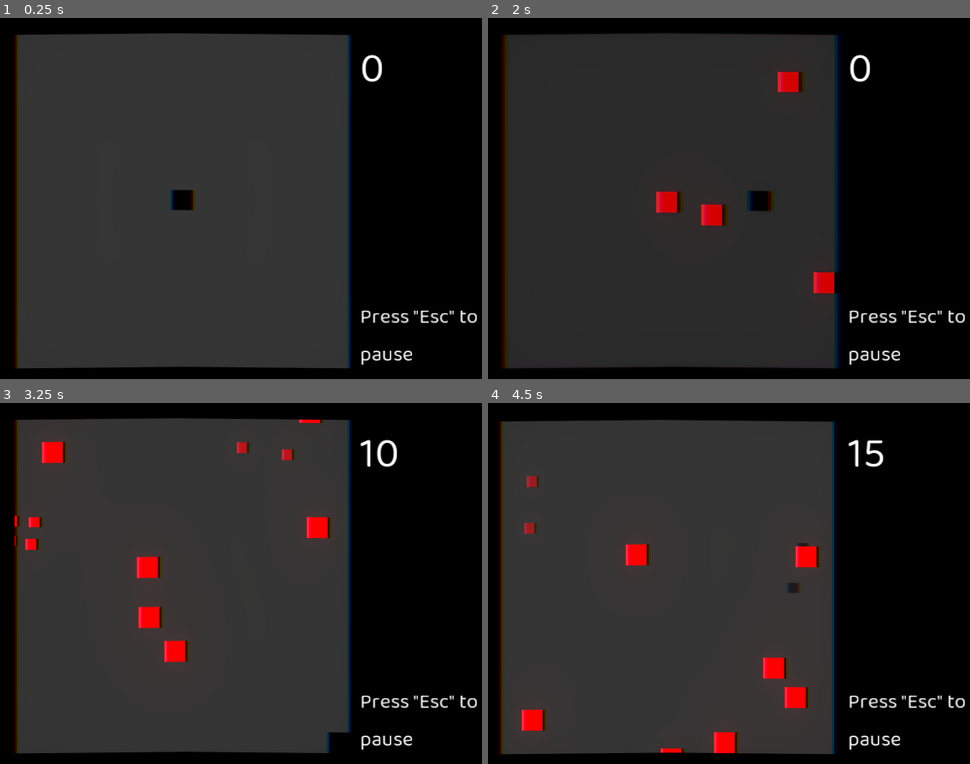
Above: before the commit, frames 1-4 (two rows, left to right).
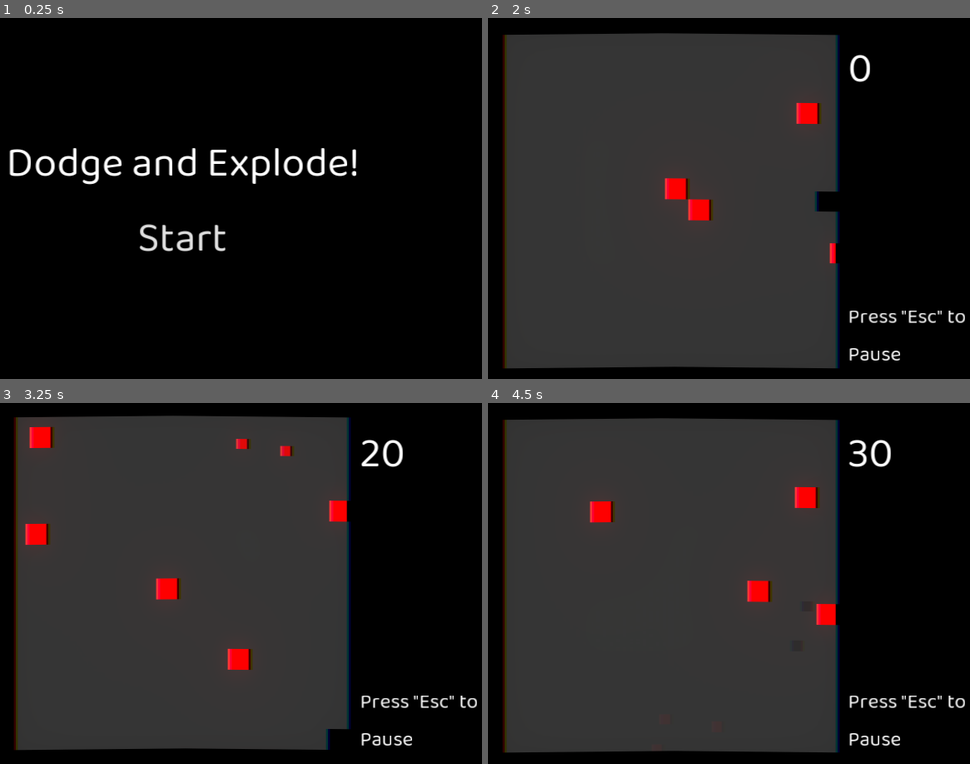
Above: after the commit, the same moments.

Repository: mariothedog/Dodge-and-Explode-
Game: Godot game, scene res://UI/Main Menu.tscn
Same seed, same stepped clock (60 frames per second), same inputs: the game is played once before the commit and once after it. Before the commit the project starts from res://Levels/Endless Level.tscn. The engine's default icon, where the game draws it, is replaced by a stand-in: a white triangle on a blue panel in a dark square.
Inputs (mouse positions are in pixels of both pictures, inside the frame that each line leads up to):
- Up to frame 1 (0.25 s): no input
- Up to frame 2 (2 s): click (671, 241) at 0.5 s, where only the run after the commit has a clickable "Start"; hold D (move_right) from 1.28 s (still down); tap Space (dash) at 1.35 s
- Up to frame 3 (3.25 s): release D (move_right) at 2.03 s; hold S (move_down) 2.03-2.78 s; tap Space (dash) at 2.1, 2.85 s; hold D (move_right) from 2.78 s (still down)
- Up to frame 4 (4.5 s): release D (move_right) at 3.53 s; hold W (move_up) 3.53-4.28 s; tap Space (dash) at 3.6, 4.35 s; hold A (move_left) from 4.28 s (still down)

The runs differ from the first frame. In frame 1, 65% of the frame differs, in the area x 1-99%, y 4-97%; in frame 2, 3.7%; in frame 3, 5.9%; in frame 4, 6.9%.

Commit message:
Added a main menu and fixed some issues.
- Dead enemies no longer move during the restart sequence.
- Capitalised the "p" in "pause" in the HUD.
- Made the enemy singal connecting code less messy.

Diff:
--- a/Enemies/Enemy.gd
+++ b/Enemies/Enemy.gd
@@ -16,10 +16,12 @@
 	if target_dir:
 		velocity = target_dir * SPEED
 
-	if connect("dead", get_parent().get_parent().get_node("HUD"), "_on_Enemy_dead") != OK:
-		print_debug("An error occured while connecting a signal to a method.")
-
-	if connect("dead", get_parent().get_parent(), "_on_Enemy_dead") != OK:
+	var level = get_parent().get_parent()
+	if level.has_node("HUD"):
+		var HUD = level.get_node("HUD")
+		if connect("dead", HUD, "_on_Enemy_dead") != OK:
+			print_debug("An error occured while connecting a signal to a method.")
+	if connect("dead", level, "_on_Enemy_dead") != OK:
 		print_debug("An error occured while connecting a signal to a method.")
 
 func _physics_process(_delta):
--- a/Levels/Endless Level.gd
+++ b/Levels/Endless Level.gd
@@ -110,10 +110,11 @@
 	$Player.velocity = Vector2.ZERO
 
 	for enemy in $Enemies.get_children():
-		if enemy.velocity == Vector2.ZERO:
-			enemy.velocity = enemy.target_dir * enemy.SPEED
-		enemy.velocity *= -1
-		enemy.disable_collisions()
+		if not enemy.dead:
+			if enemy.velocity == Vector2.ZERO:
+				enemy.velocity = enemy.target_dir * enemy.SPEED
+			enemy.velocity *= -1
+			enemy.disable_collisions()
 
 func _on_Player_at_centre_after_restarting():
 	$Player.velocity = Vector2.ZERO
--- a/UI/HUD.tscn
+++ b/UI/HUD.tscn
@@ -49,7 +49,7 @@
 margin_right = 240.0
 margin_bottom = 152.0
 custom_fonts/font = SubResource( 2 )
-text = "Press \"Esc\" to pause"
+text = "Press \"Esc\" to Pause"
 autowrap = true
 
 [node name="Tween" type="Tween" parent="."]
--- /dev/null
+++ b/UI/Main Menu.gd
@@ -0,0 +1,5 @@
+extends Control
+
+func _on_Start_pressed():
+	if get_tree().change_scene("res://Levels/Endless Level.tscn") != OK:
+		print_debug("An error occured while changing to the endless level scene.")
--- /dev/null
+++ b/UI/Main Menu.tscn
@@ -0,0 +1,76 @@
+[gd_scene load_steps=5 format=2]
+
+[ext_resource path="res://UI/Main Menu.gd" type="Script" id=1]
+[ext_resource path="res://UI/Fonts/BalooDa2-Regular.ttf" type="DynamicFontData" id=2]
+
+[sub_resource type="DynamicFont" id=1]
+size = 64
+use_filter = true
+font_data = ExtResource( 2 )
+
+[sub_resource type="DynamicFont" id=2]
+size = 64
+use_filter = true
+font_data = ExtResource( 2 )
+
+[node name="Main Menu" type="Control"]
+anchor_left = 0.5
+anchor_top = 0.5
+anchor_right = 0.5
+anchor_bottom = 0.5
+margin_left = -512.0
+margin_top = -300.0
+margin_right = 512.0
+margin_bottom = 300.0
+script = ExtResource( 1 )
+__meta__ = {
+"_edit_use_anchors_": false
+}
+
+[node name="ColorRect" type="ColorRect" parent="."]
+anchor_right = 1.0
+anchor_bottom = 1.0
+color = Color( 0, 0, 0, 1 )
+__meta__ = {
+"_edit_use_anchors_": false
+}
+
+[node name="MarginContainer" type="MarginContainer" parent="."]
+anchor_right = 1.0
+anchor_bottom = 1.0
+custom_constants/margin_right = 40
+custom_constants/margin_top = 40
+custom_constants/margin_left = 40
+custom_constants/margin_bottom = 40
+__meta__ = {
+"_edit_use_anchors_": false
+}
+
+[node name="VBoxContainer" type="VBoxContainer" parent="MarginContainer"]
+margin_left = 40.0
+margin_top = 40.0
+margin_right = 984.0
+margin_bottom = 560.0
+alignment = 1
+
+[node name="Title" type="Label" parent="MarginContainer/VBoxContainer"]
+margin_top = 146.0
+margin_right = 944.0
+margin_bottom = 255.0
+custom_fonts/font = SubResource( 1 )
+text = "Dodge and Explode!"
+align = 1
+
+[node name="Start" type="Button" parent="MarginContainer/VBoxContainer"]
+margin_top = 259.0
+margin_right = 944.0
+margin_bottom = 374.0
+focus_mode = 0
+custom_fonts/font = SubResource( 2 )
+enabled_focus_mode = 0
+text = "Start"
+flat = true
+__meta__ = {
+"_edit_use_anchors_": false
+}
+[connection signal="pressed" from="MarginContainer/VBoxContainer/Start" to="." method="_on_Start_pressed"]
--- a/project.godot
+++ b/project.godot
@@ -16,7 +16,7 @@
 [application]
 
 config/name="Dodge And Explode!"
-run/main_scene="res://Levels/Endless Level.tscn"
+run/main_scene="res://UI/Main Menu.tscn"
 config/icon="res://icon.png"
 
 [autoload]
